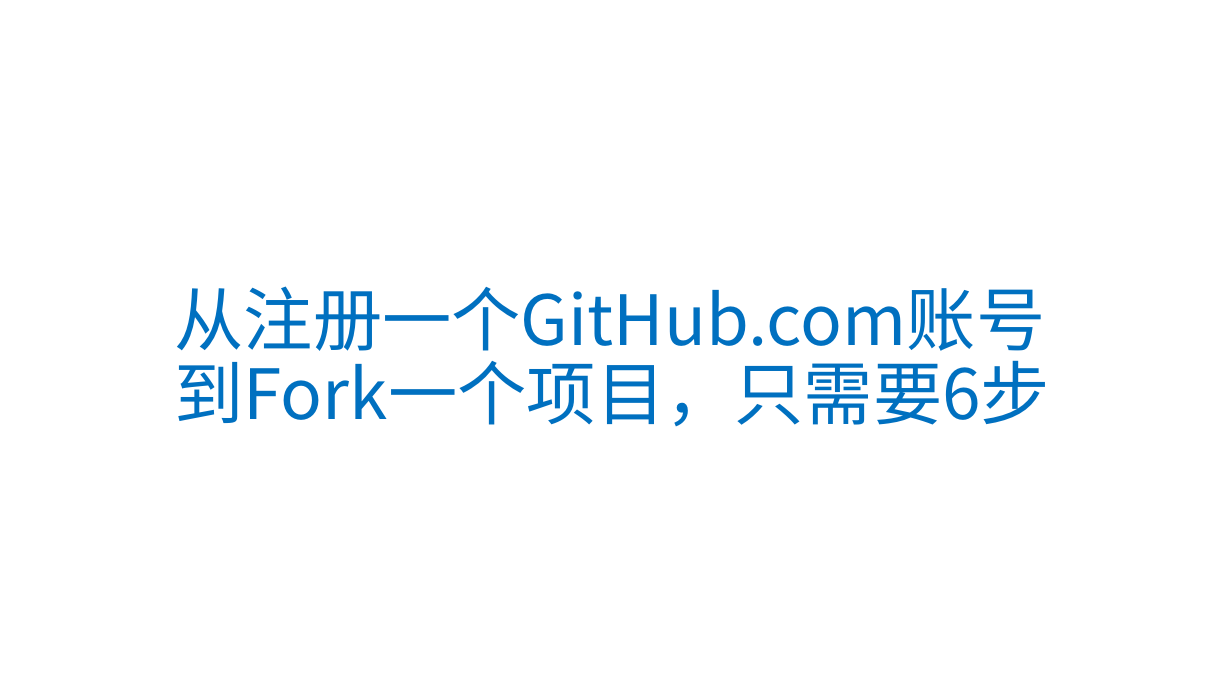
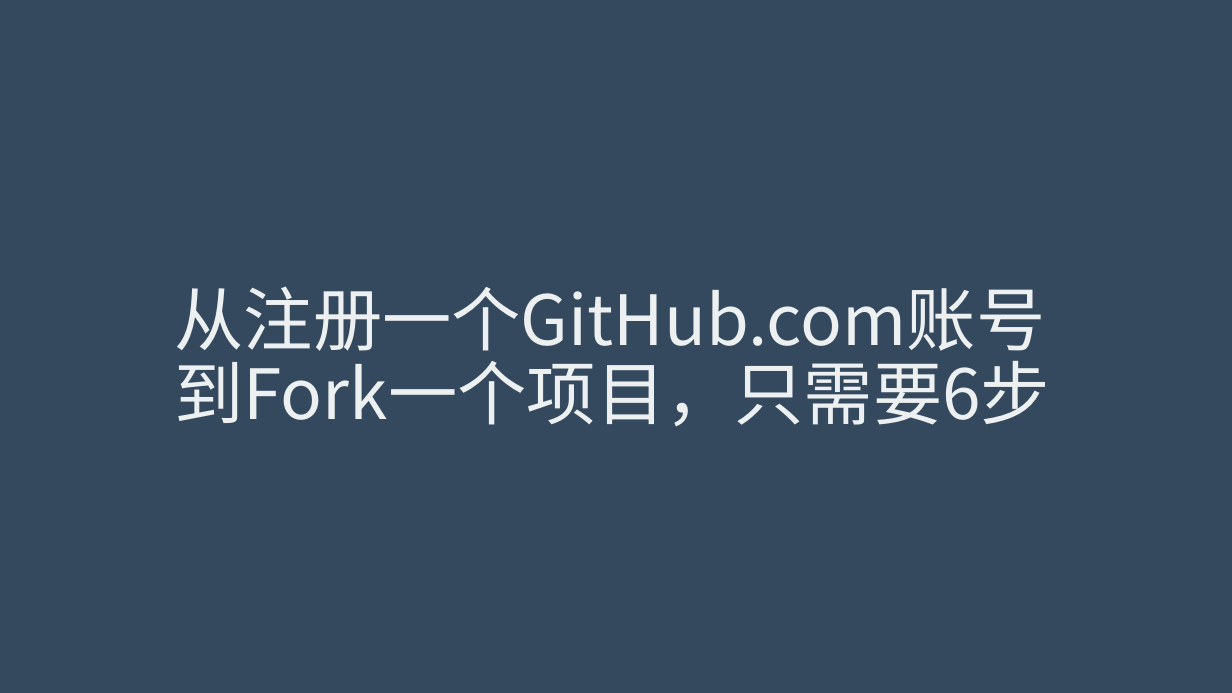
Before and after one commit to zouyusky/IS-Courses, a slide deck: slide 3 of C0_for_teacher/assets/docs/使用Github开发自主学习网站.pptx. Drawn at 1232x693 pixels with LibreOffice and Linux fonts; fonts in the diff are those of the drawing. Boxes give left, top, right and bottom in pixels: in the first picture for what was removed or moved away, otherwise in the second. Text is boxed around its words. In the diff, an @@ line names an element or a change of style, - is before the commit and + after.

```diff
--- a/C0_for_teacher/assets/docs/使用Github开发自主学习网站.pptx
+++ b/C0_for_teacher/assets/docs/使用Github开发自主学习网站.pptx
@@ background #FFFFFF to #34495E @@
@@ title "从注册一个GitHub.com账号 到Fork一个项目，只需要6步" at <box>175,286,1051,426</box>: text colour #0070C0 to #ECF0F1 @@
```
Also in this commit, not shown: 22 other slides changed, 1 other file.
